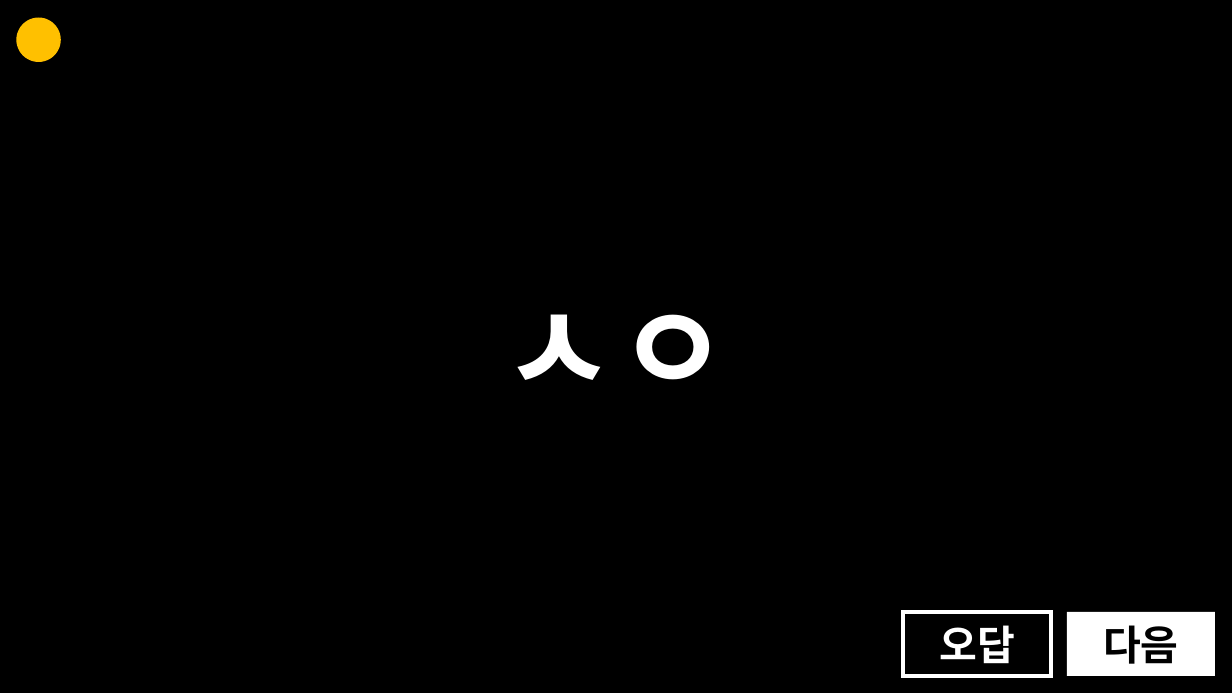
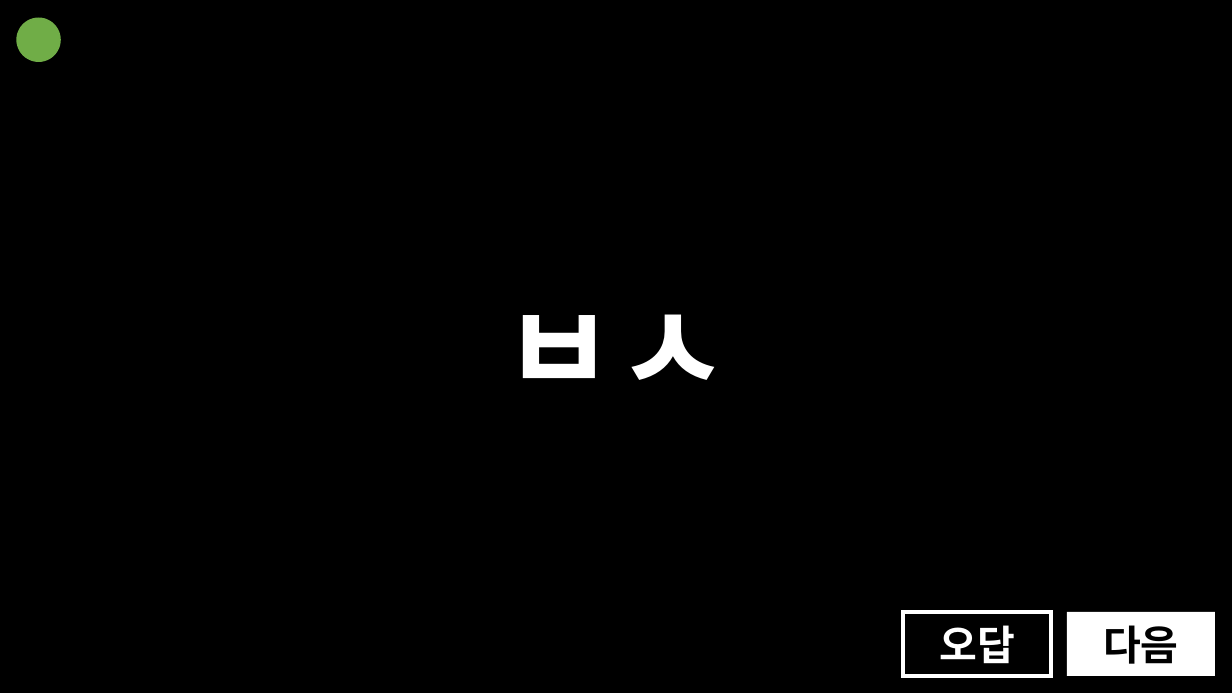
Before and after one commit to mangojun/essay-ppt, a slide deck: slide 6 of ppt/초성 이어 맞추기.pptx. Drawn at 1232x693 pixels with LibreOffice and Linux fonts; fonts in the diff are those of the drawing. Boxes give left, top, right and bottom in pixels: in the first picture for what was removed or moved away, otherwise in the second. Text is boxed around its words. In the diff, an @@ line names an element or a change of style, - is before the commit and + after.

```diff
--- a/ppt/초성 이어 맞추기.pptx
+++ b/ppt/초성 이어 맞추기.pptx
@@ ellipse at box(17, 18, 61, 62): fill #FFC000 to #70AD47 @@
@@ text at box(503, 314, 730, 380): text changed @@
-ㅅㅇ
+ㅂㅅ
```
Also in this commit, not shown: 7 other slides changed, 12 slides added.
